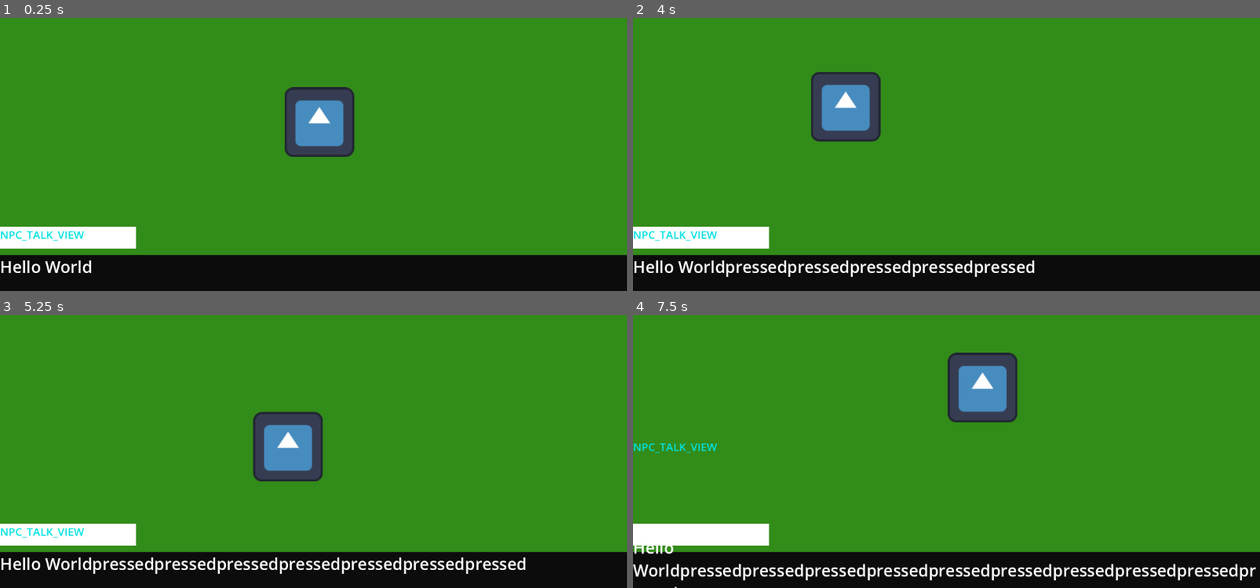
Above: before the commit, frames 1-4 (two rows, left to right).
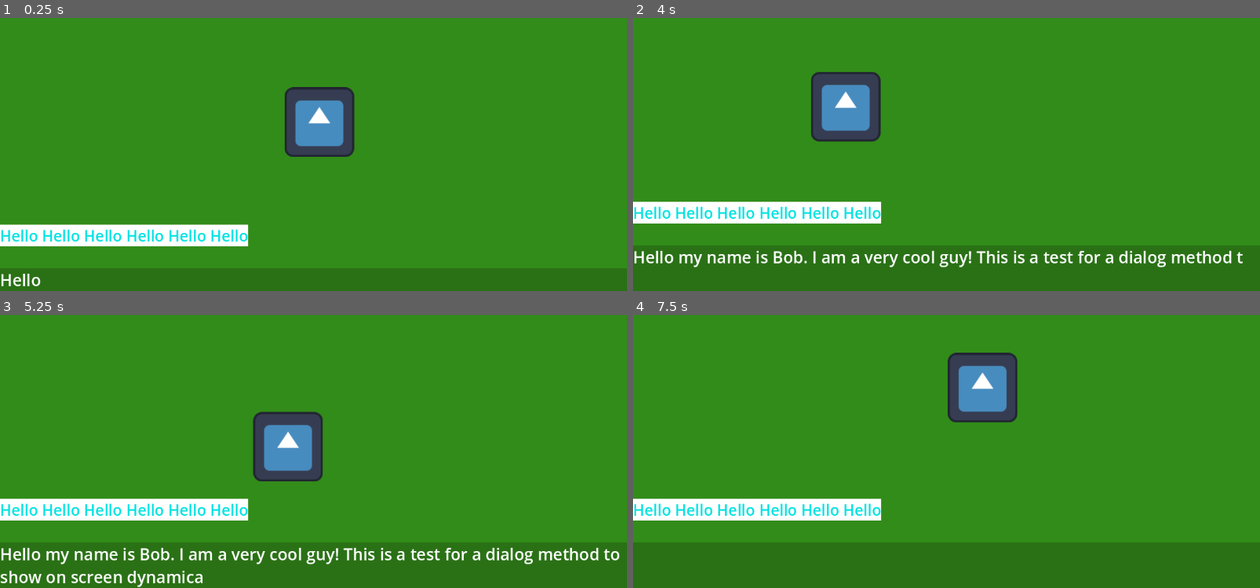
Above: after the commit, the same moments.

Repository: Skyepulse/LudumDare55Matelou
Game: Godot game, scene res://Scenes/mainScene.tscn
Two runs of this game, one before a commit and one after it. Both use one fixed random seed, a clock stepped at 60 frames per second and the inputs below. The engine's default icon, where the game draws it, is replaced by a stand-in: a white triangle on a blue panel in a dark square.
Inputs:
- Up to frame 1 (0.25 s): no input
- Up to frame 2 (4 s): hold D (move_right) 0.53-1.28 s; tap E (interact) at 0.6, 1.55, 2.1, 2.85, 3.8 s; hold S (move_down) 1.28-2.03 s; tap Shift (dash) at 1.35 s; hold D (move_right) 2.03-2.78 s; hold W (move_up) 2.78-3.53 s; hold A (move_left) from 3.53 s (still down); hold Shift (dash) from 3.53 s (still down)
- Up to frame 3 (5.25 s): release Shift (dash) at 4.28 s; tap E (interact) at 4.35, 5.1 s; release A (move_left) at 5.03 s; hold S (move_down) from 5.03 s (still down)
- Up to frame 4 (7.5 s): release S (move_down) at 5.78 s; hold D (move_right) 5.78-6.53 s; tap Shift (dash) at 5.85 s; tap E (interact) at 6.05, 6.6, 7.35 s; hold W (move_up) 6.53-7.28 s; hold D (move_right) from 7.28 s (still down)

The runs differ from the first frame. In frame 1, 16% of the frame differs, in the area x 0-100%, y 75-100%; in frame 2, 21%; in frame 3, 21%; in frame 4, 22%, in the area x 0-100%, y 46-100%.

Commit message:
Dialog show done!

Diff:
--- a/Scenes/npc_talk_view.tscn
+++ b/Scenes/npc_talk_view.tscn
@@ -19,13 +19,15 @@
 
 [node name="NameLabel" type="Label" parent="nameRect"]
 layout_mode = 1
-anchors_preset = 15
-anchor_right = 1.0
-anchor_bottom = 1.0
-grow_horizontal = 2
+anchors_preset = 4
+anchor_top = 0.5
+anchor_bottom = 0.5
+offset_top = -14.0
+offset_right = 172.0
+offset_bottom = 14.0
 grow_vertical = 2
 theme_override_colors/font_color = Color(0, 0.886275, 0.886275, 1)
-theme_override_font_sizes/font_size = 20
+theme_override_font_sizes/font_size = 28
 text = "NamePlaceholder"
 justification_flags = 0
 
@@ -35,16 +37,16 @@
 anchor_top = 1.0
 anchor_right = 1.0
 anchor_bottom = 1.0
-offset_top = -66.0
 grow_horizontal = 2
 grow_vertical = 0
-color = Color(0.0470588, 0.0470588, 0.0470588, 1)
+color = Color(0.0509804, 0.0509804, 0.0509804, 0.211765)
 
 [node name="DialogueLabel" type="RichTextLabel" parent="dialogRect"]
 layout_mode = 1
 anchors_preset = 15
 anchor_right = 1.0
 anchor_bottom = 1.0
+offset_bottom = 33.0
 grow_horizontal = 2
 grow_vertical = 2
 theme_override_font_sizes/normal_font_size = 30
--- a/Scripts/npc.gd
+++ b/Scripts/npc.gd
@@ -7,9 +7,3 @@
 
 func talk():
 	print("Hello World")
-
-func _on_dialogue_label_resized():
-	updateLabelPositions()
-
-func updateLabelPositions():
-	nameLabel.rect_position.y = dialogueLabel.rect_position.y - nameLabel.rect_size.y + OFFSET
--- a/Scripts/npc_talk_view.gd
+++ b/Scripts/npc_talk_view.gd
@@ -2,25 +2,85 @@
 
 var dialogLabel
 var nameLabel
+var dialogRect
+var nameRect
+var dialogTimer:Timer
+var keepDialogTimer:Timer
 const OFFSET = 0
+const DIALOG_SPEED = 0.05
+const DIALOG_KEEP_TIME = 2
+
+var toBeSaidDialog = ""
+var saidDialog = ""
+var currentIndex = 0
 
 # Called when the node enters the scene tree for the first time.
 func _ready():
-	dialogLabel = $dialogRect.get_child(0)
-	nameLabel = $nameRect.get_child(0)
-	dialogLabel.text = "Hello World"
-	nameLabel.text = name
+	dialogRect = $dialogRect
+	nameRect = $nameRect
+	dialogLabel = $dialogRect/DialogueLabel
+	nameLabel = $nameRect/NameLabel
+	dialogLabel.text = ""
+	nameLabel.text = "Hello Hello Hello Hello Hello Hello"
+	initialize_label_position()
 
+	dialogTimer = Timer.new()
+	dialogTimer.set_wait_time(DIALOG_SPEED)
+	dialogTimer.set_one_shot(false)
+	dialogTimer.timeout.connect(on_continue_dialog)
+	add_child(dialogTimer)
+
+	keepDialogTimer = Timer.new()
+	keepDialogTimer.set_wait_time(DIALOG_KEEP_TIME)
+	keepDialogTimer.timeout.connect(on_hide_dialog)
+	add_child(keepDialogTimer)
+
+	talk_dialog("Hello my name is Bob. I am a very cool guy! This is a test for a dialog method to show on screen dynamically!")
+
+func initialize_label_position():
+	var dialogLabelMinSize = dialogLabel.get_minimum_size()
+	dialogRect.set_custom_minimum_size(Vector2(dialogLabelMinSize.x, dialogLabelMinSize.y + OFFSET))
+	nameRect.global_position.y = dialogRect.global_position.y - 2*nameRect.size.y
+	var nameLabelMinSize = nameLabel.get_minimum_size()
+	nameRect.set_custom_minimum_size(Vector2(nameLabelMinSize.x, nameLabelMinSize.y))
 
 func _on_dialogue_label_resized():
 	updateLabelPositions()
 
 func updateLabelPositions():
-	if(dialogLabel == null):
+	if(dialogLabel == null || nameLabel == null):
 		return
-	var dialogLabelHeight = dialogLabel.get_content_height()
-	nameLabel.position.y = dialogLabel.position.y - dialogLabelHeight
+	var dialogLabelMinSize = dialogLabel.get_minimum_size()
+	dialogRect.set_custom_minimum_size(Vector2(dialogLabelMinSize.x, dialogLabelMinSize.y + OFFSET))
+	nameRect.global_position.y = dialogRect.global_position.y - 2*nameRect.size.y
+	var nameLabelMinSize = nameLabel.get_minimum_size()
+	nameRect.set_custom_minimum_size(Vector2(nameLabelMinSize.x, nameLabelMinSize.y))
+
 
 func _process(_delta):
 	if(Input.is_action_just_pressed("interact")):
-		dialogLabel.text += "pressed"
+		dialogLabel.text += " pressed"
+
+
+func talk_dialog(text):
+	toBeSaidDialog = text
+	currentIndex = 0
+	saidDialog = toBeSaidDialog[currentIndex]
+	dialogLabel.text = saidDialog
+	dialogTimer.start()
+
+func on_continue_dialog():
+	if(currentIndex < toBeSaidDialog.length() - 1):
+		currentIndex += 1
+		saidDialog += toBeSaidDialog[currentIndex]
+		dialogLabel.text = saidDialog
+	else:
+		dialogTimer.stop()
+		saidDialog = ""
+		toBeSaidDialog = ""
+		currentIndex = 0
+		keepDialogTimer.start()
+
+func on_hide_dialog():
+	dialogLabel.text = ""
+	keepDialogTimer.stop()
